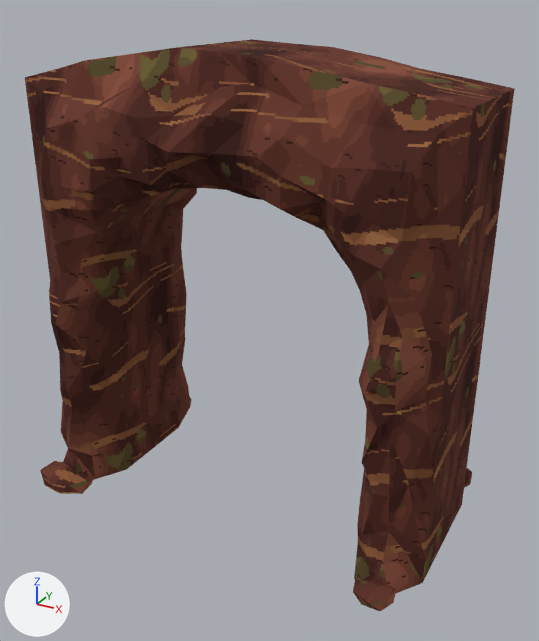
Before and after pictures for a commit that changed the Blender file output/anthill/models-v1/AN04-tunnel-collar/AN04-tunnel-collar.blend.
Rendered twice from a 50 mm camera at (3.26, -5.67, 4.69) aimed at (0.19, -0.09, 1.9). Every picture has the same lights, and +X, +Y and +Z are marked at lower left. The picture after the commit comes second.

The scene before the commit, as lines of its bpy script (objects in view):
```python
me_an04a_earth = bpy.data.meshes.new('AN04a_Earth')
me_an04a_earth.from_pydata(...)  # 444 vertices, 753 faces; spans x -2.0..2.0, y -1.19..1.19, z 0.0..4.3
me_an04a_earth.materials.append(mat_m_ant_earth)  # picture img_t_ant_earth_png
ob_an04a_earth = bpy.data.objects.new('AN04a_Earth', me_an04a_earth)
ob_an04a_earth.location = (0.0, 0.0, 0.0)
```
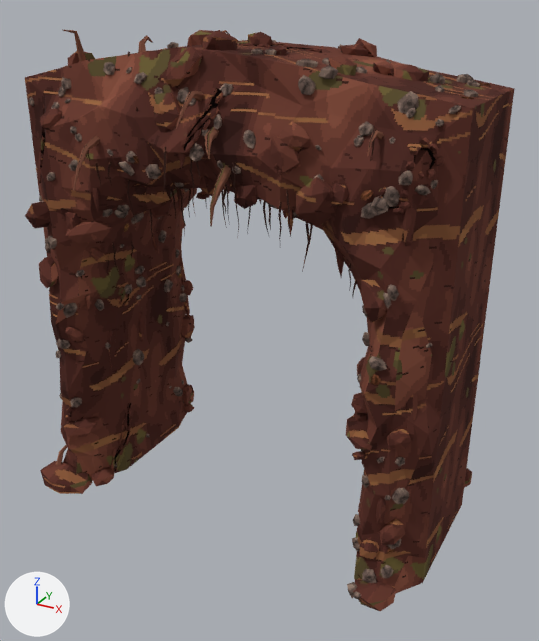
Location of each change, (x1, y1, x2, y2) in pixels of the pictures (539 x 641 px):
'AN04a_Earth', reshaped
    before: (25, 39, 515, 611)
    after: (25, 30, 515, 611)
'AN04a_Props', added
    after: (29, 40, 491, 599)
'AN04a_Root', added
    after: (56, 29, 384, 466)
part 1 of me_an04a_earth, added
    after: (25, 30, 445, 559)
part 2 of me_an04a_earth, surface changed
    both: (55, 83, 468, 586)

Edits to the bpy script that builds the scene:
```text
Add img_t_ant_root_png:
    img_t_ant_root_png = load_image('T_Ant_Root.png', '../_kit/tex/T_Ant_Root.png', 256, 256, 'sRGB')
Add img_t_ant_props_emission_png:
    img_t_ant_props_emission_png = load_image('T_Ant_Props_Emission.png', '../_kit/tex/T_Ant_Props_Emission.png', 512, 512, 'sRGB')
Add img_t_ant_props_png:
    img_t_ant_props_png = load_image('T_Ant_Props.png', '../_kit/tex/T_Ant_Props.png', 512, 512, 'sRGB')
Add mat_m_ant_root:
    mat_m_ant_root = principled_material('M_Ant_Root')
    mat_m_ant_root.texture = img_t_ant_root_png
    mat_m_ant_root.roughness = 1.0
    mat_m_ant_root.specular_ior_level = 0.05
Add mat_m_ant_props:
    mat_m_ant_props = bpy.data.materials.new('M_Ant_Props')
    # uses the picture img_t_ant_props_emission_png
    # uses the picture img_t_ant_props_png
Change me_an04a_earth:
    used by ob_an04a_earth; location = (0.0, 0.0, 0.0)
    remove me_an04a_earth.from_pydata(...)  # 444 vertices, 753 faces; spans x -2.0..2.0, y -1.19..1.19, z 0.0..4.3
    add me_an04a_earth.from_pydata(...)  # 2832 vertices, 4498 faces; spans x -2.0..2.0, y -1.19..1.23, z 0.0..4.42
    me_an04a_earth part 1: 2374 vertices added at x -1.9..1.87, y -1.07..1.23, z 0.0..4.42
    me_an04a_earth part 2: 82 kept faces spanning x -2.0..2.0, y -1.11..1.18, z 0.0..4.3 get new texture (UV) coordinates
    other edits to the shape of me_an04a_earth do not show in these pictures
Add me_an04a_root:
    me_an04a_root.from_pydata(...)  # 1365 vertices, 1298 faces; spans x -1.88..1.85, y -1.3..0.97, z 0.07..4.42
    me_an04a_root.materials.append(mat_m_ant_root)  # picture img_t_ant_root_png
Add me_an04a_props:
    me_an04a_props.from_pydata(...)  # 3646 vertices, 5471 faces; spans x -1.96..1.96, y -1.14..1.02, z 0.0..4.33
    me_an04a_props.materials.append(mat_m_ant_props)
Add ob_an04a_root:
    ob_an04a_root = bpy.data.objects.new('AN04a_Root', me_an04a_root)
    ob_an04a_root.location = (0.0, 0.0, 0.0)
Add ob_an04a_props:
    ob_an04a_props = bpy.data.objects.new('AN04a_Props', me_an04a_props)
    ob_an04a_props.location = (0.0, 0.0, 0.0)
```
